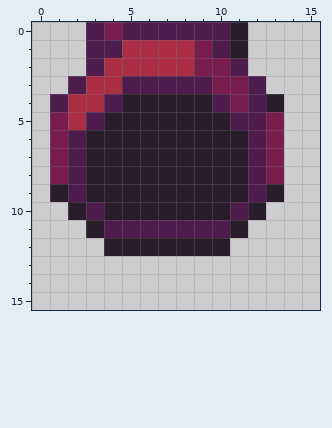
File history of a pixel-art sprite, src/Assets/Sprites/meta_abierta.png. Above: the version before the commit.
The file is 16x16 pixels. Colours within 5 levels of each other are drawn and written as one.
After the commit:
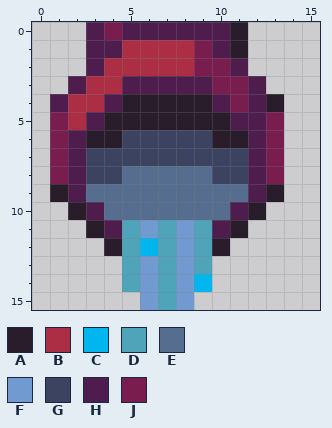
Palette (. is transparent): A #291c2b  B #ac2e44  C #01b6ee  D #4fa4b9  E #556d8e  F #719ad0  G #3c4361  H #4f1d4d  J #791d4f
Change:
y 6: x 5..9 AAAAA -> GGGGG
y 7: x 3..11 AAAAAAAAA -> GGGGGGGGG
y 8: x 3..11 AAAAAAAAA -> GGEEEEEGG
y 9: x 3..11 AAAAAAAAA -> EEEEEEEEE
y 10: x 4..10 AAAAAAA -> EEEEEEE
y 11: x 5..9 HHHHH -> DFDFD
y 12: x 5..9 AAAAA -> DCDFD
y 13: x 5..9 ..... -> DFDFD
y 14: x 5..9 ..... -> DFDFC
y 15: x 6..8 ... -> FDF
